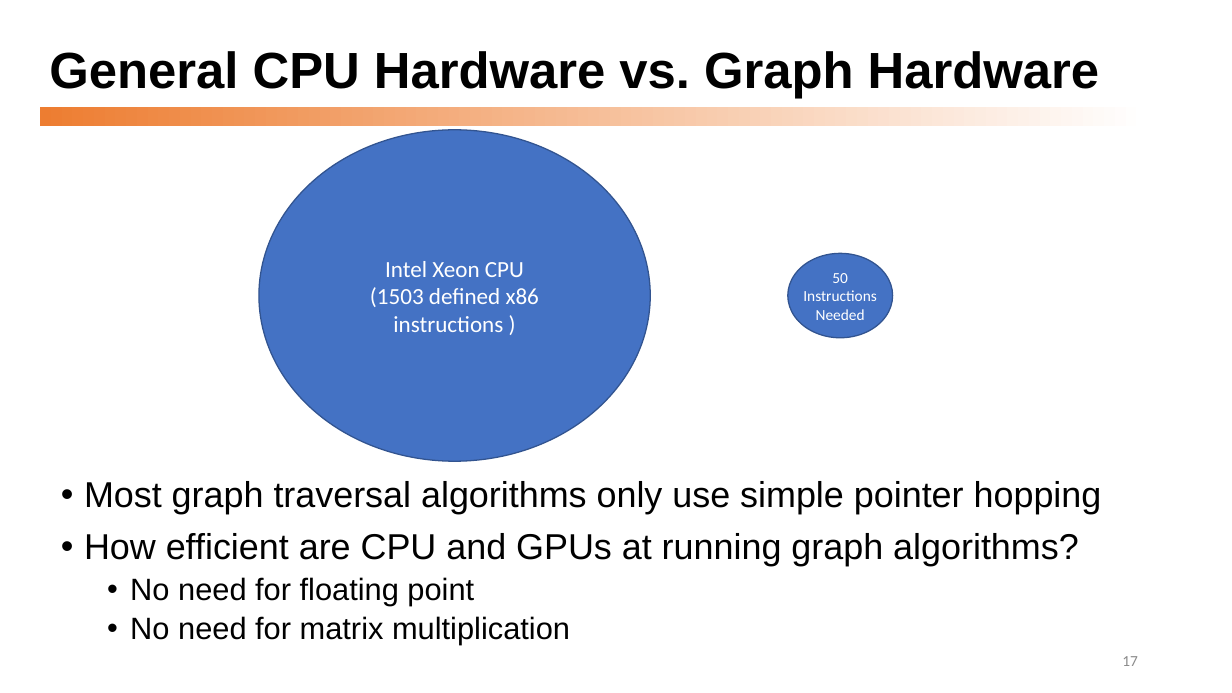
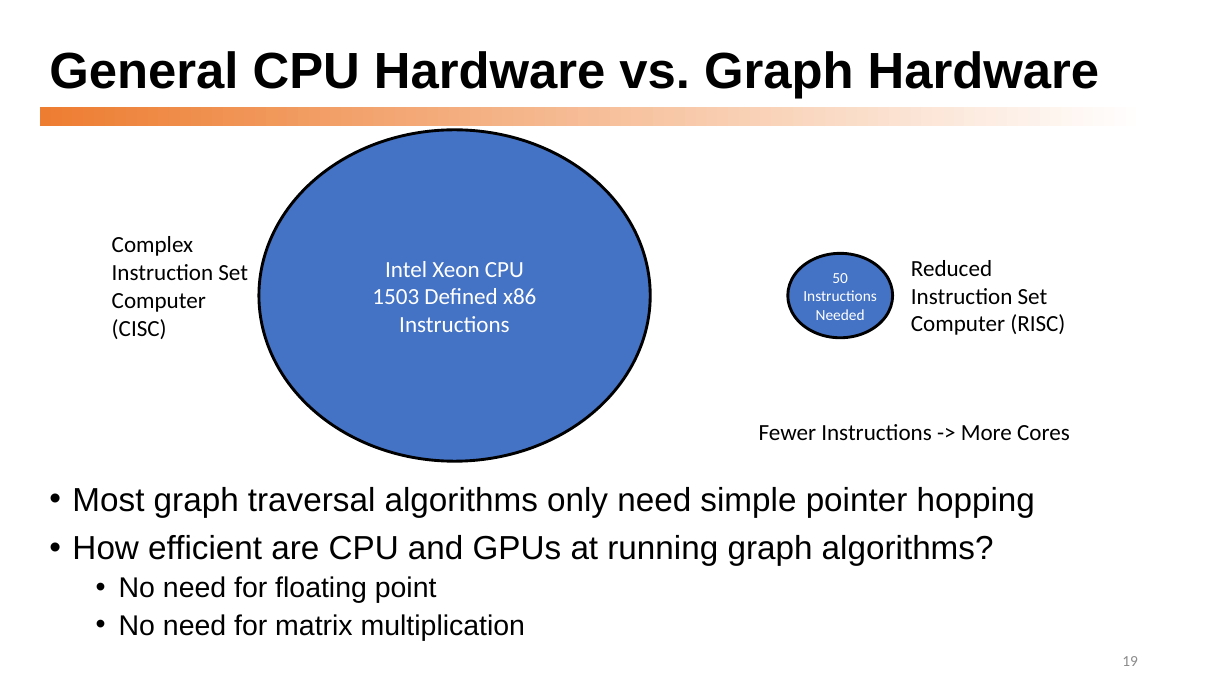
Before and after one commit to dmccreary/graph-systems-thinking, a slide deck: slide 19 of docs/presentations/Graph-Systems-Thinking-Half-Day-Workshop.pptx (slide 17 before the commit). Drawn at 1232x693 pixels with LibreOffice and Linux fonts; fonts in the diff are those of the drawing. Boxes give left, top, right and bottom in pixels: in the first picture for what was removed or moved away, otherwise in the second. Text is boxed around its words. In the diff, an @@ line names an element or a change of style, - is before the commit and + after.

```diff
--- a/docs/presentations/Graph-Systems-Thinking-Half-Day-Workshop.pptx
+++ b/docs/presentations/Graph-Systems-Thinking-Half-Day-Workshop.pptx
@@ ellipse "Intel Xeon CPU" at <box>259,130,651,462</box>: outline #325491 1 pt to #000000 2.25 pt @@
@@ text added at <box>112,236,248,339</box>, 18 pt, text #000000 @@
+Complex Instruction Set Computer (CISC)
@@ ellipse "50 Instructions" at <box>788,253,893,337</box>: outline #325491 1 pt to #000000 2.25 pt @@
@@ text added at <box>911,260,1065,335</box>, 18 pt, text #000000 @@
+Reduced Instruction Set Computer (RISC)
@@ text in ellipse at <box>372,288,536,332</box>: text changed @@
-(1503 defined x86 instructions )
+1503 Defined x86 Instructions
@@ text added at <box>759,424,1070,440</box>, 18 pt, text #000000 @@
+Fewer Instructions -> More Cores
@@ text "Most graph traversal algorithms only ...": place and size @@
-text "Most graph traversal algorithms only ..." at <box>84,481,1102,645</box>
+text "Most graph traversal algorithms only ..." at <box>72,487,1035,640</box>
@@ text at <box>72,487,1035,517</box>: text changed; size 28 to 25.9 pt @@
-• Most graph traversal algorithms only use simple pointer hopping
+• Most graph traversal algorithms only need simple pointer hopping
@@ text at <box>72,535,994,640</box>: size 28 to 25.9 pt in "How efficient are CPU and GPUs at ..."; size 24 to 22.2 pt in "No need for floating point", "No need for matrix multiplication" @@
@@ page number at <box>1122,656,1138,666</box>: text changed @@
-17
+19
```
Also in this commit, not shown: 8 other slides changed, 9 slides added.
